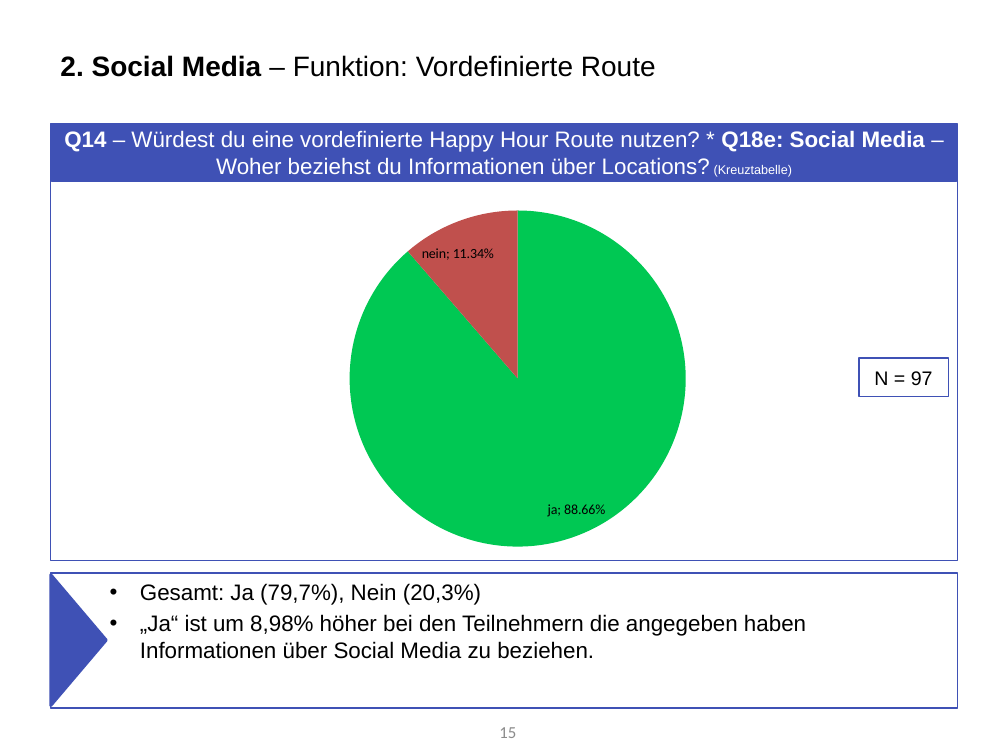
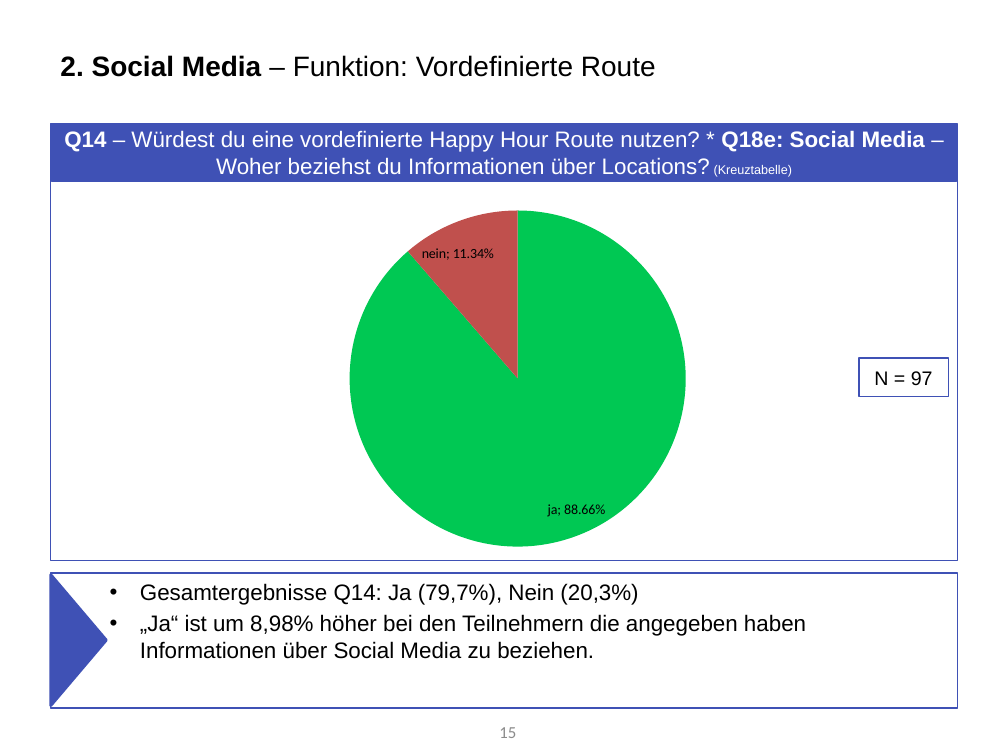
Before and after one commit to Roba1993/Happy-Hour, a slide deck: slide 15 of documents/marketing/Marketing Analyse von Umfrage 1 Fokus Social Media (5.7).pptx. Drawn at 1008x756 pixels with LibreOffice and Linux fonts; fonts in the diff are those of the drawing. Boxes give left, top, right and bottom in pixels: in the first picture for what was removed or moved away, otherwise in the second. Text is boxed around its words. In the diff, an @@ line names an element or a change of style, - is before the commit and + after.

Commit message:
Social Media Analyse Umfrage I

```diff
--- a/documents/marketing/Marketing Analyse von Umfrage 1 Fokus Social Media (5.7).pptx
+++ b/documents/marketing/Marketing Analyse von Umfrage 1 Fokus Social Media (5.7).pptx
@@ text at (140, 583, 638, 605): text changed @@
-• Gesamt: Ja (79,7%), Nein (20,3%)
+• Gesamtergebnisse Q14: Ja (79,7%), Nein (20,3%)
```
Also in this commit, not shown: 7 other slides changed, 1 slide removed.
